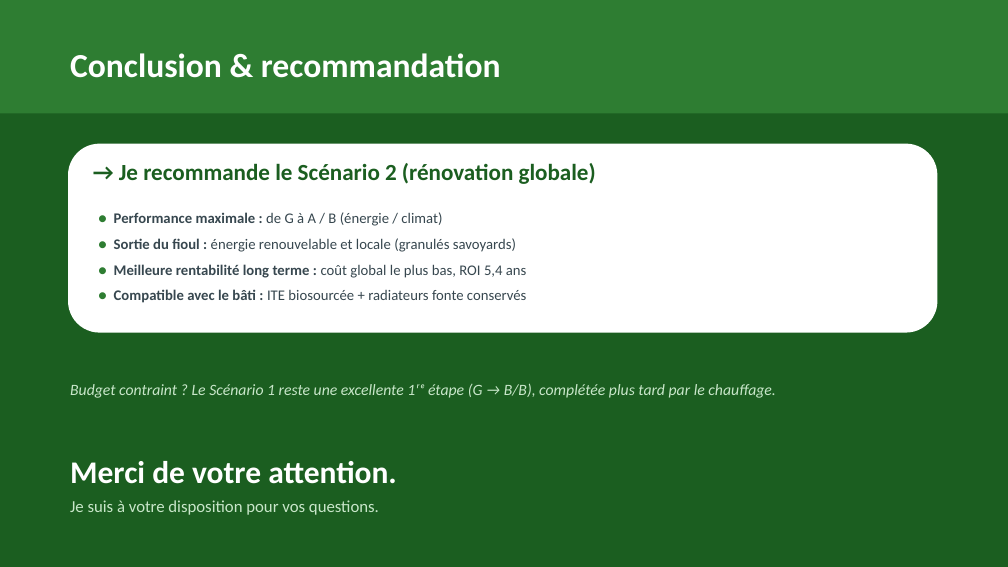
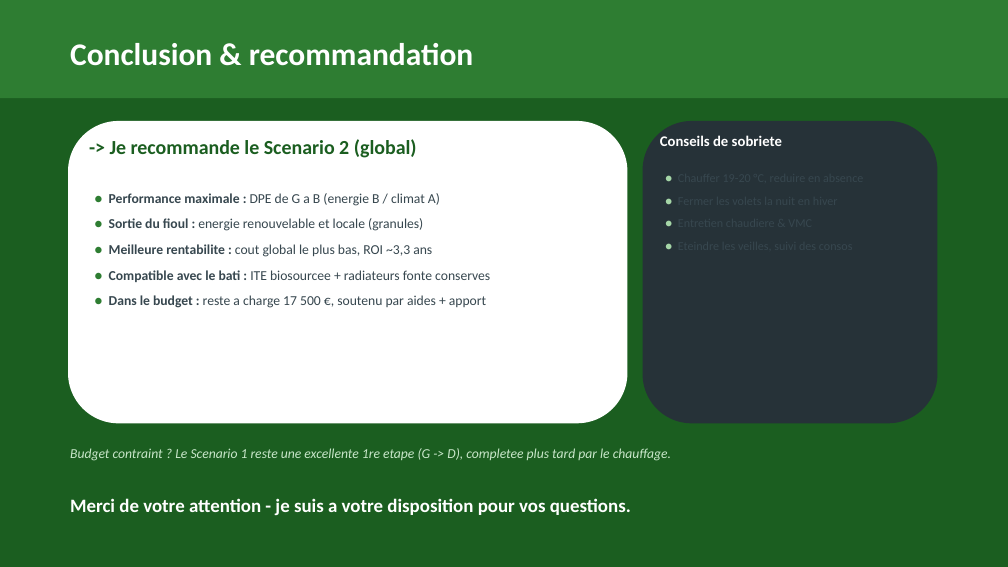
Before and after one commit to guigzT42/licence, a slide deck: slide 22 of Soutenance_Renovation_Saint-Jean-de-Chevelu.pptx (slide 26 before the commit). Drawn at 1008x567 pixels with LibreOffice and Linux fonts; fonts in the diff are those of the drawing. Boxes give left, top, right and bottom in pixels: in the first picture for what was removed or moved away, otherwise in the second. Text is boxed around its words. In the diff, an @@ line names an element or a change of style, - is before the commit and + after.

```diff
--- a/Soutenance_Renovation_Saint-Jean-de-Chevelu.pptx
+++ b/Soutenance_Renovation_Saint-Jean-de-Chevelu.pptx
@@ rectangle: place and size @@
-rectangle at (0,0,1008,113)
+rectangle at (0,0,1008,98)
@@ text "Conclusion & recommandation": place and size @@
-text "Conclusion & recommandation" at (70,53,501,78)
+text "Conclusion & recommandation" at (70,43,474,66)
@@ text "Conclusion & recommandation" at (70,43,474,66): size 32 to 30 pt @@
@@ rounded rectangle: place and size @@
-rounded rectangle at (68,144,938,333)
+rounded rectangle at (68,121,628,423)
@@ text at (110,139,417,158): text changed; size 22 to 19 pt @@
-→ Je recommande le Scénario 2 (rénovation globale)
+-> Je recommande le Scenario 2 (global)
@@ rounded rectangle added at (643,121,938,423), fill #263238 @@
@@ text added at (660,135,782,146), 14 pt, text #FFFFFF, bold @@
+Conseils de sobriete
@@ text at (109,193,490,308): text changed; size 14 to 13 pt @@
-● Performance maximale : de G à A / B (énergie / climat)
-● Sortie du fioul : énergie renouvelable et locale (granulés savoyards)
-● Meilleure rentabilité long terme : coût global le plus bas, ROI 5,4 ans
-● Compatible avec le bâti : ITE biosourcée + radiateurs fonte conservés
+● Performance maximale : DPE de G a B (energie B / climat A)
+● Sortie du fioul : energie renouvelable et locale (granules)
+● Meilleure rentabilite : cout global le plus bas, ROI ~3,3 ans
+● Compatible avec le bati : ITE biosourcee + radiateurs fonte conserves
+● Dans le budget : reste a charge 17 500 €, soutenu par aides + apport
@@ rectangle removed at (0,355,1008,567) @@
@@ text at (70,448,671,461): text changed; size 15 to 13 pt @@
-Budget contraint ? Le Scénario 1 reste une excellente 1ʳᵉ étape (G → B/B), complétée plus tard par le chauffage.
+Budget contraint ? Le Scenario 1 reste une excellente 1re etape (G -> D), completee plus tard par le chauffage.
@@ text at (70,498,631,515): text changed; size 16 to 18 pt; text colour #C8E6C9 to #FFFFFF; bold on @@
-Merci de votre attention.
-Je suis à votre disposition pour vos questions.
+Merci de votre attention - je suis a votre disposition pour vos questions.
```
Also in this commit, not shown: 16 other slides changed, 5 slides added, 9 slides removed, 1 other file.
